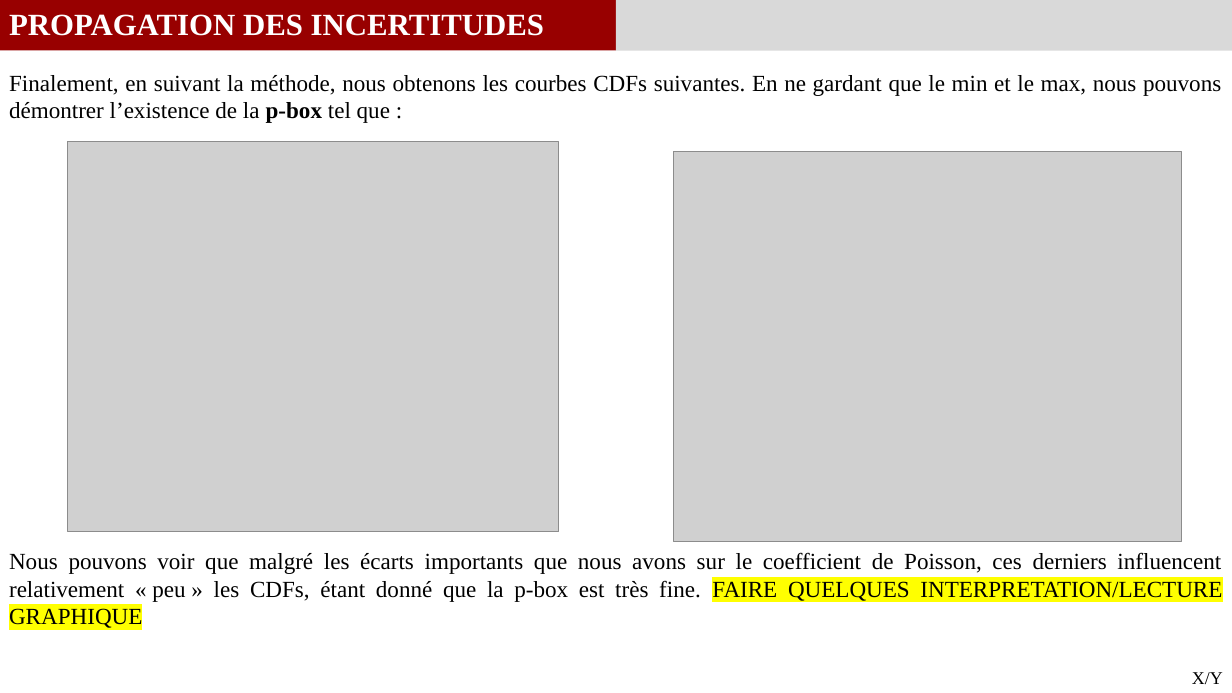
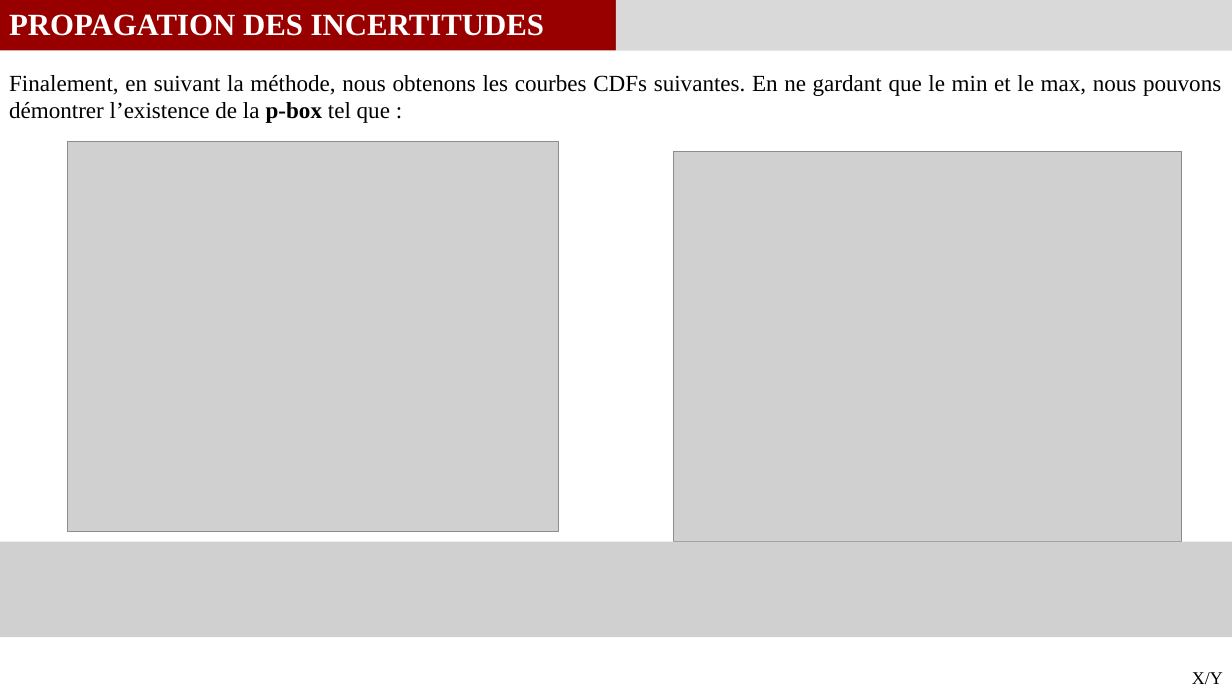
Before and after one commit to GauthierBRUNEL/MEC8211_projet, a slide deck: slide 15 of 03_Rapport/Rapport_Projet.pptx. Drawn at 1232x693 pixels with LibreOffice and Linux fonts; fonts in the diff are those of the drawing; grey boxes stand for pictures. Boxes give left, top, right and bottom in pixels: in the first picture for what was removed or moved away, otherwise in the second. Text is boxed around its words. In the diff, an @@ line names an element or a change of style, - is before the commit and + after.

```diff
--- a/03_Rapport/Rapport_Projet.pptx
+++ b/03_Rapport/Rapport_Projet.pptx
@@ picture added at bbox=[0, 542, 1232, 637] @@
@@ text removed at bbox=[9, 552, 1222, 628] @@
-Nous pouvons voir que malgré les écarts importants que nous avons sur le coefficient de Poisson, ces derniers influencent relativement « peu » les CDFs, étant donné que la p-box est très fine. FAIRE QUELQUES INTERPRETATION/LECTURE GRAPHIQUE
```
Also in this commit, not shown: 2 other slides changed, 2 slides added.
